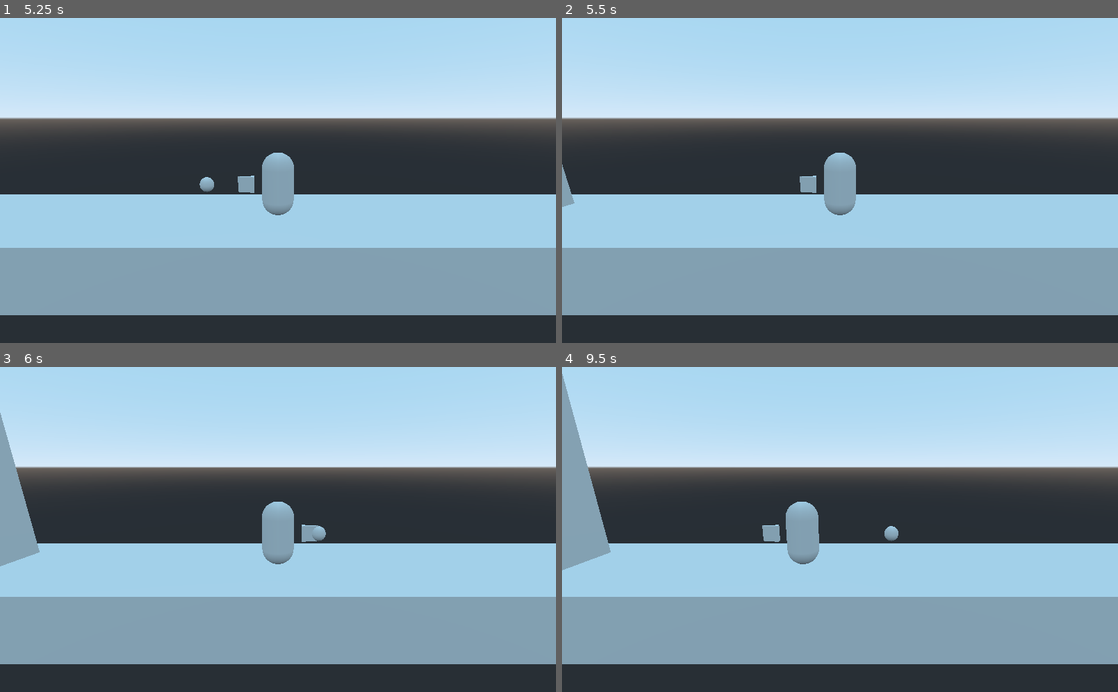
Above: before the commit, frames 1-4 (two rows, left to right).
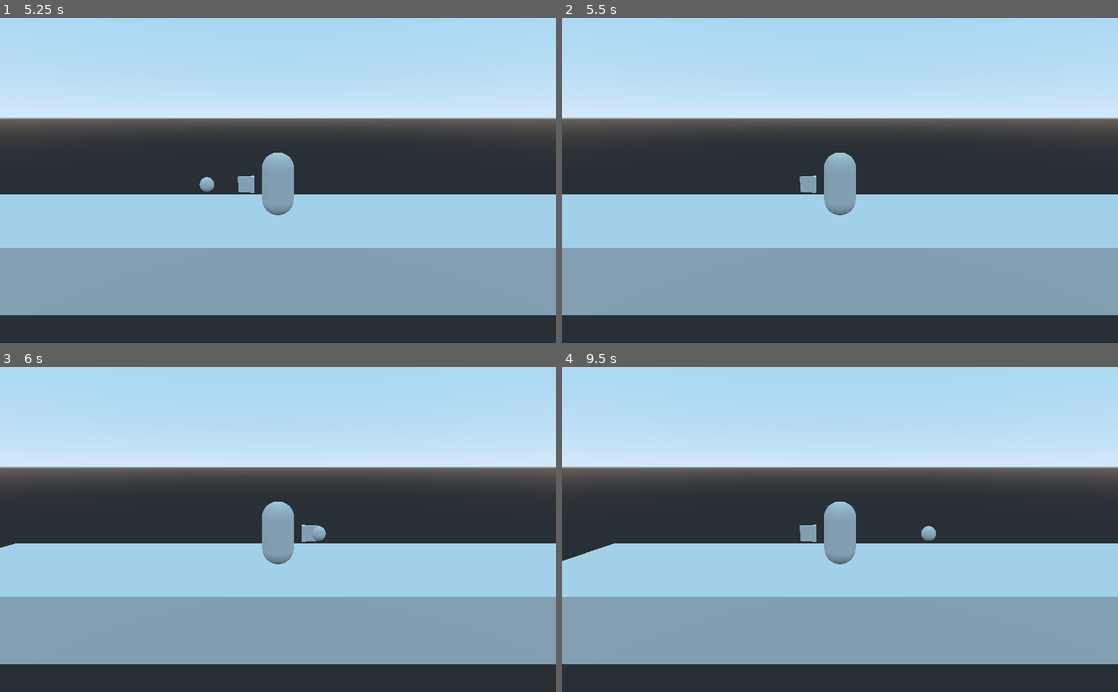
Above: after the commit, the same moments.

Repository: matgib38/Devoid
Game: Godot game, scene res://Test Level.tscn
The game is run twice, just before and just after one commit, with the same random seed, the same clock (stepped at 60 frames per second) and the same inputs.
Inputs:
- Up to frame 1 (5.25 s): tap Enter at 0.5 s; hold Right (ui_right) 0.53-1.28 s; hold Left (ui_left) 1.28-2.03 s; tap Space at 2 s; hold Right (ui_right) 2.03-2.78 s; hold Up (ui_up) 2.78-3.53 s; hold Left (ui_left) from 3.53 s (still down)
- Up to frame 2 (5.5 s): keep holding Left (ui_left)
- Up to frame 3 (6 s): release Left (ui_left) at 5.78 s; hold Right (ui_right) from 5.78 s (still down)
- Up to frame 4 (9.5 s): release Right (ui_right) at 6.53 s; hold Up (ui_up) 6.53-7.28 s; hold Right (ui_right) 7.28-8.03 s; hold Left (ui_left) from 8.03 s (still down)

Frame 1 is identical in both runs. In frame 2, 0.1% of the frame differs, in the area x 0-3%, y 45-59%; in frame 3, 1.7%; in frame 4, 4.9%, in the area x 0-68%, y 2-63%.

Commit message:
added more spike things

Diff:
--- a/CameraStopper.tscn
+++ b/CameraStopper.tscn
@@ -18,7 +18,7 @@
 [node name="CameraFreezeDetector" type="Area" parent="."]
 
 [node name="CollisionShape" type="CollisionShape" parent="CameraFreezeDetector"]
-transform = Transform( 1, 0, 0, 0, 7.9, 0, 0, 0, 1, 3, 8, 0 )
+transform = Transform( 1, 0, 0, 0, 7.9, 0, 0, 0, 1, 3, 8.09855, 0 )
 shape = SubResource( 1 )
 
 [node name="Level End" type="StaticBody" parent="."]
--- a/Spikes.tscn
+++ b/Spikes.tscn
@@ -1,18 +1,27 @@
-[gd_scene load_steps=3 format=2]
+[gd_scene load_steps=4 format=2]
 
-[sub_resource type="CubeMesh" id=1]
+[sub_resource type="BoxShape" id=1]
+extents = Vector3( 5, 0.0180557, 1 )
 
-[sub_resource type="BoxShape" id=2]
+[sub_resource type="CubeMesh" id=2]
+
+[sub_resource type="BoxShape" id=3]
 extents = Vector3( 5, 1, 1 )
 
 [node name="Spikes" type="Spatial"]
 
-[node name="MeshInstance" type="MeshInstance" parent="."]
-transform = Transform( 5, 0, 0, 0, 1, 0, 0, 0, 1, 0, 0, 0 )
-mesh = SubResource( 1 )
-material/0 = null
-
 [node name="Area" type="Area" parent="."]
 
 [node name="CollisionShape" type="CollisionShape" parent="Area"]
-shape = SubResource( 2 )
+transform = Transform( 1, 0, 0, 0, 1, 0, 0, 0, 1, 0, 1.01845, 0 )
+shape = SubResource( 1 )
+
+[node name="Spike" type="StaticBody" parent="."]
+
+[node name="MeshInstance" type="MeshInstance" parent="Spike"]
+transform = Transform( 5, 0, 0, 0, 1, 0, 0, 0, 1, 0, 0, 0 )
+mesh = SubResource( 2 )
+material/0 = null
+
+[node name="CollisionShape" type="CollisionShape" parent="Spike"]
+shape = SubResource( 3 )
--- a/Test Level.tscn
+++ b/Test Level.tscn
@@ -42,9 +42,6 @@
 transform = Transform( -4.2222e-08, 0.258819, -0.965926, 1.13133e-08, 0.965926, 0.258819, 1, 4.61853e-14, -4.37114e-08, -7, 4, 0 )
 script = ExtResource( 2 )
 
-[node name="CameraStopper2" parent="." instance=ExtResource( 3 )]
-transform = Transform( -4.37114e-08, 0, -1, 0, 2.5, 0, 1, 0, -4.37114e-08, 0, 0, -22 )
-
 [node name="CameraStopper3" parent="." instance=ExtResource( 3 )]
 transform = Transform( 1.19209e-07, 0, 1, 0, 2.5, 0, -1, 0, 1.19209e-07, 0, 0, 22 )
 
